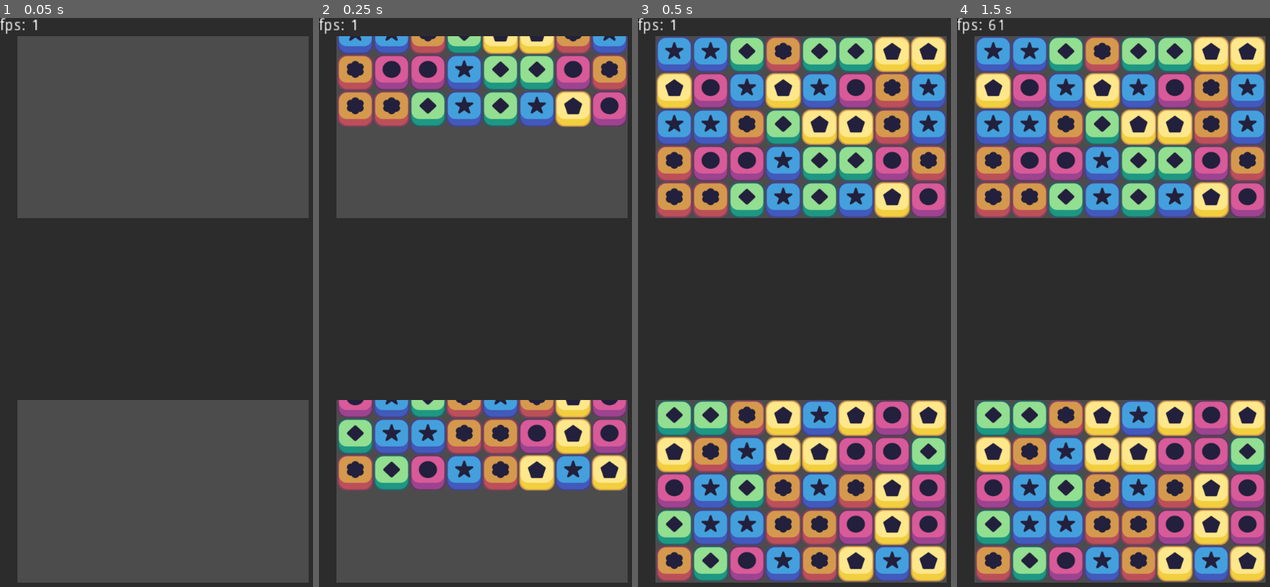
Above: before the commit, frames 1-4 (left to right).
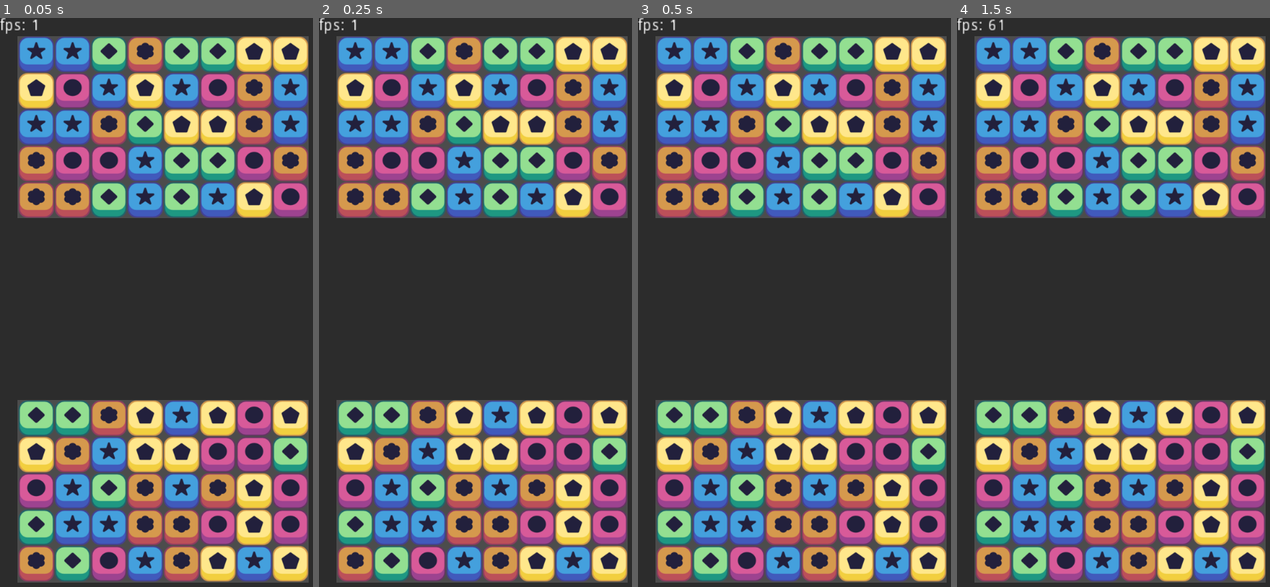
Above: after the commit, the same moments.

Repository: ruifr5/Project-Match-3
Game: Godot game, scene res://scenes/game_window.tscn
The game is run twice, just before and just after one commit, with the same random seed, the same clock (stepped at 60 frames per second) and the same inputs.
Inputs (mouse positions are in pixels of both pictures, inside the frame that each line leads up to):
- Up to frame 1 (0.05 s): no input
- Up to frame 2 (0.25 s): no input
- Up to frame 3 (0.5 s): no input
- Up to frame 4 (1.5 s): move the mouse to (1191, 279) at 0.52 s; click (1191, 279) at 0.6 s; right-click (1191, 279) at 0.8 s; move the mouse to (1054, 336) at 1.27 s; right-click (1054, 336) at 1.35 s

The runs differ from the first frame. In frame 1, 52% of the frame differs, in the area x 5-99%, y 3-100%; in frame 2, 54%; in frame 3, nothing differs; in frame 4, nothing differs.

Commit message:
grid: MovementType on spawn_pieces

Diff:
--- a/scripts/grid.gd
+++ b/scripts/grid.gd
@@ -37,6 +37,8 @@
 var movement_start_grid_position
 var old_movement_direction
 
+enum MovementType {INSTANT, ANIMATED}
+
 # signals
 signal matched(grid_positions, color, count)
 
@@ -45,13 +47,12 @@
 	randomize()
 	init_piece_count_array()
 	all_pieces = make_2d_array()
-	spawn_pieces()
+	spawn_pieces(MovementType.INSTANT)
 
 
 # Called every frame. 'delta' is the elapsed time since the previous frame.
-func _process(_delta):
-	if !locked:
-		touch_input()
+#func _process(_delta):
+#	pass
 
 
 func _input(event):
@@ -68,6 +69,36 @@
 		move_pieces(new_direction)
 		old_movement_direction = new_direction
 		highlight_matches()
+
+	if !locked:
+		touch_input()
+
+
+func touch_input():
+#	left click down
+	if Input.is_action_just_pressed("ui_touch"):
+		touch_down = get_global_mouse_position()
+		var touch_down_grid_position = pixel_to_grid(touch_down)
+		if is_in_grid(touch_down_grid_position):
+			controlling = true
+			movement_start_grid_position = touch_down_grid_position
+
+#	left click up
+	if Input.is_action_just_released("ui_touch") && controlling:
+		controlling = false
+		var grid_backup = all_pieces.duplicate(true)
+		all_pieces = get_array_pixel_position_converted_to_grid_position()
+#		reset positions if there was no match
+		if !find_matches():
+			all_pieces = grid_backup
+		reset_pieces_pixel_position()
+		highlight_matches()
+
+#	right click down
+#	if Input.is_action_just_pressed("ui_touch_2"):
+#		var touch_down_grid_position = pixel_to_grid(get_global_mouse_position())
+#		if is_in_grid(touch_down_grid_position):
+#			pass
 
 
 func init_piece_count_array():
@@ -132,7 +163,7 @@
 	return to_return
 
 
-func spawn_pieces():
+func spawn_pieces(move_type = MovementType.ANIMATED):
 	for x in width:
 		var empty_slots_above = 0
 		var spawn_offset = 0
@@ -150,8 +181,6 @@
 					piece = possible_pieces[new_piece_id].instance()
 					new_piece_id = 0 if new_piece_id + 1 >= possible_pieces.size() else new_piece_id + 1
 					count += 1
-	#			set wrap area information
-				piece.get_node("SpriteScreenWrap").wrapArea = wrap_area
 #				count empty slots above to determine the spawn offset for each piece
 				if empty_slots_above == 0 && y < height - 1:
 					for k in range(y + 1, height):
@@ -165,13 +194,19 @@
 #				increment spawn offset
 				if spawn_offset < empty_slots_above:
 					spawn_offset += 1
-#				disable vertical wrap arround to remove noise from animation
-				(piece as Node2D).get_node("SpriteScreenWrap").setVerticalWrap(false)
-#				animate movement
-				piece.move(grid_to_pixel(Vector2(x,y)), collapse_seconds, Tween.TRANS_EXPO, Tween.EASE_IN_OUT)
-#				re-enable vertical wrap arround after movement ends
-				thread.start(piece.get_node("SpriteScreenWrap"), "enableVerticalWrapAfterDelay", collapse_seconds)
-				thread.wait_to_finish()
+				var sprite_screen_wrap = piece.get_node("SpriteScreenWrap")
+	#			set wrap area information
+				sprite_screen_wrap.wrapArea = wrap_area
+				if move_type == MovementType.INSTANT:
+					piece.position = grid_to_pixel(Vector2(x,y))
+				else:
+	#				disable vertical wrap arround to remove noise from animation
+					sprite_screen_wrap.setVerticalWrap(false)
+	#				animate movement
+					piece.move(grid_to_pixel(Vector2(x,y)), collapse_seconds, Tween.TRANS_EXPO, Tween.EASE_IN_OUT)
+	#				re-enable vertical wrap arround after movement ends
+					thread.start(sprite_screen_wrap, "enableVerticalWrapAfterDelay", collapse_seconds)
+					thread.wait_to_finish()
 
 
 func match_at(x, y, color):
@@ -352,33 +387,6 @@
 	return false
 
 
-func touch_input():
-#	left click down
-	if Input.is_action_just_pressed("ui_touch"):
-		touch_down = get_global_mouse_position()
-		var touch_down_grid_position = pixel_to_grid(touch_down)
-		if is_in_grid(touch_down_grid_position):
-			controlling = true
-			movement_start_grid_position = touch_down_grid_position
-
-#	left click up
-	if Input.is_action_just_released("ui_touch") && controlling:
-		controlling = false
-		var grid_backup = all_pieces.duplicate(true)
-		all_pieces = get_array_pixel_position_converted_to_grid_position()
-#		reset positions if there was no match
-		if !find_matches():
-			all_pieces = grid_backup
-		reset_pieces_pixel_position()
-		highlight_matches()
-
-#	right click down
-#	if Input.is_action_just_pressed("ui_touch_2"):
-#		var touch_down_grid_position = pixel_to_grid(get_global_mouse_position())
-#		if is_in_grid(touch_down_grid_position):
-#			pass
-
-
 func move_pieces(direction):
 	direction = zero_smallest_dimention(direction)
 	if abs(direction.x) > 0:
--- a/scripts/piece.gd
+++ b/scripts/piece.gd
@@ -51,7 +51,7 @@
 	if matched:
 		return
 	elif highlighted:
-		$SpriteScreenWrap.modulate = Color(1.2, 1.2, 1.2, 1.25)
+		$SpriteScreenWrap.modulate = Color(2, 2, 2, 1)
 	else:
 		$SpriteScreenWrap.modulate = Color(1, 1, 1, 1)
 
